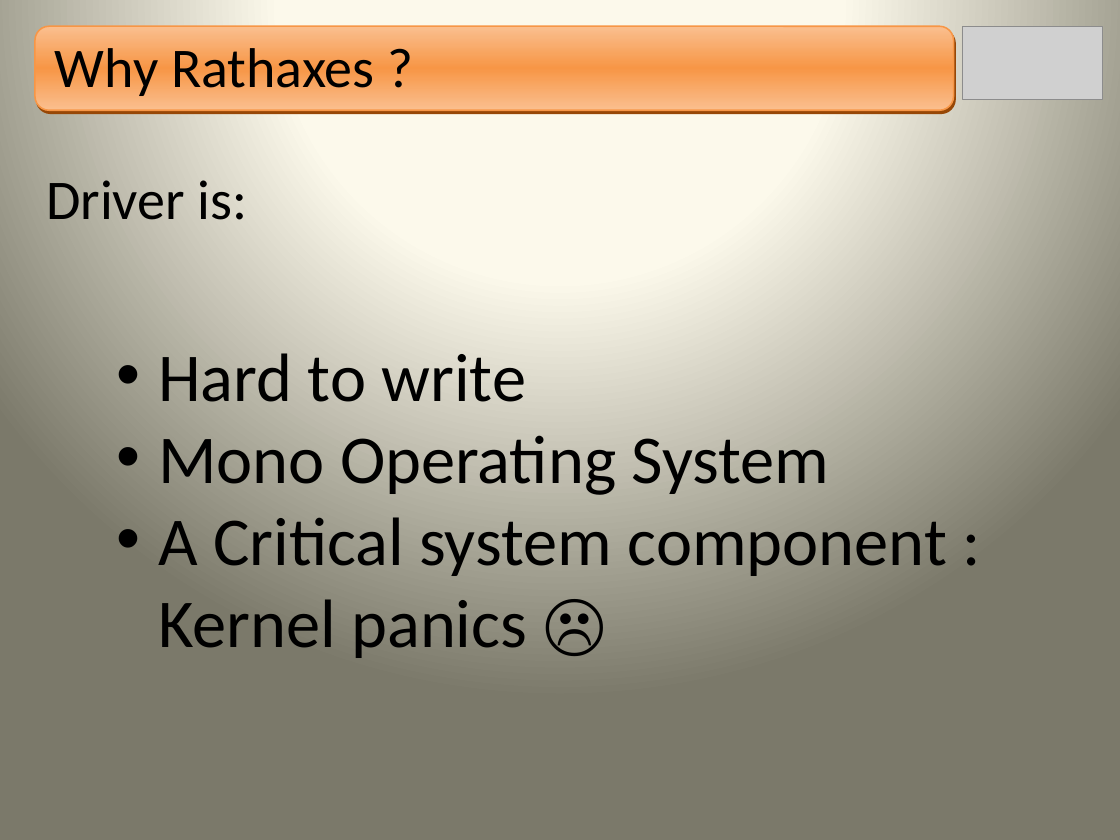
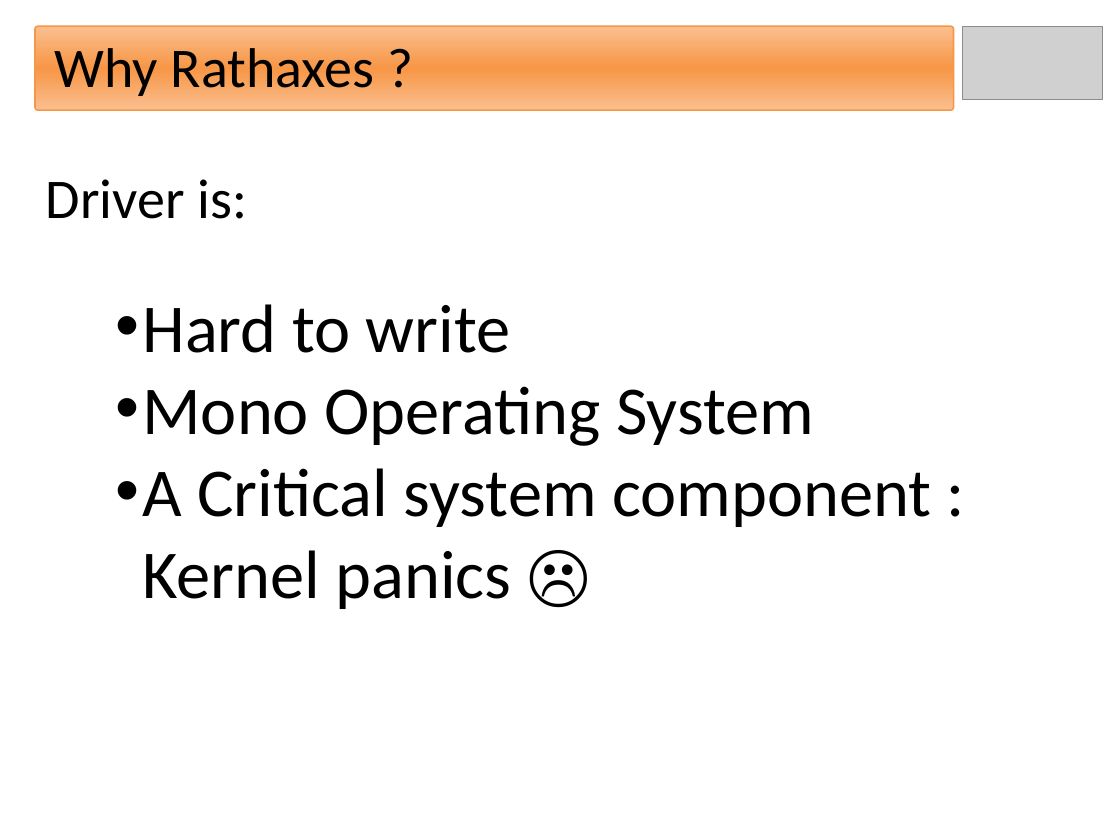
Before and after one commit to npalix/rathaxes, a slide deck: slide 3 of com/slides/2008_TDOSEStand.pptx. Drawn at 1120x840 pixels with LibreOffice and Linux fonts; fonts in the diff are those of the drawing; grey boxes stand for pictures. Boxes give left, top, right and bottom in pixels: in the first picture for what was removed or moved away, otherwise in the second. Text is boxed around its words. In the diff, an @@ line names an element or a change of style, - is before the commit and + after.

```diff
--- a/com/slides/2008_TDOSEStand.pptx
+++ b/com/slides/2008_TDOSEStand.pptx
@@ background gradient #FEFCEE to #FDFAEA to #7B796B to #FFFFFF @@
@@ rounded rectangle at (x1=35, y1=26, x2=953, y2=110): outline #F79646 1 pt to #F79646 0.99 pt; shadow off; proportions changed @@
@@ text "Why Rathaxes ?" at (x1=55, y1=48, x2=375, y2=96): less space between paragraphs @@
@@ text "Driver is:" at (x1=46, y1=179, x2=247, y2=219): less space between paragraphs @@
@@ text "Hard to write" at (x1=142, y1=304, x2=931, y2=609): indent changed @@
```
Also in this commit, not shown: 5 other slides changed, 1 other file.
